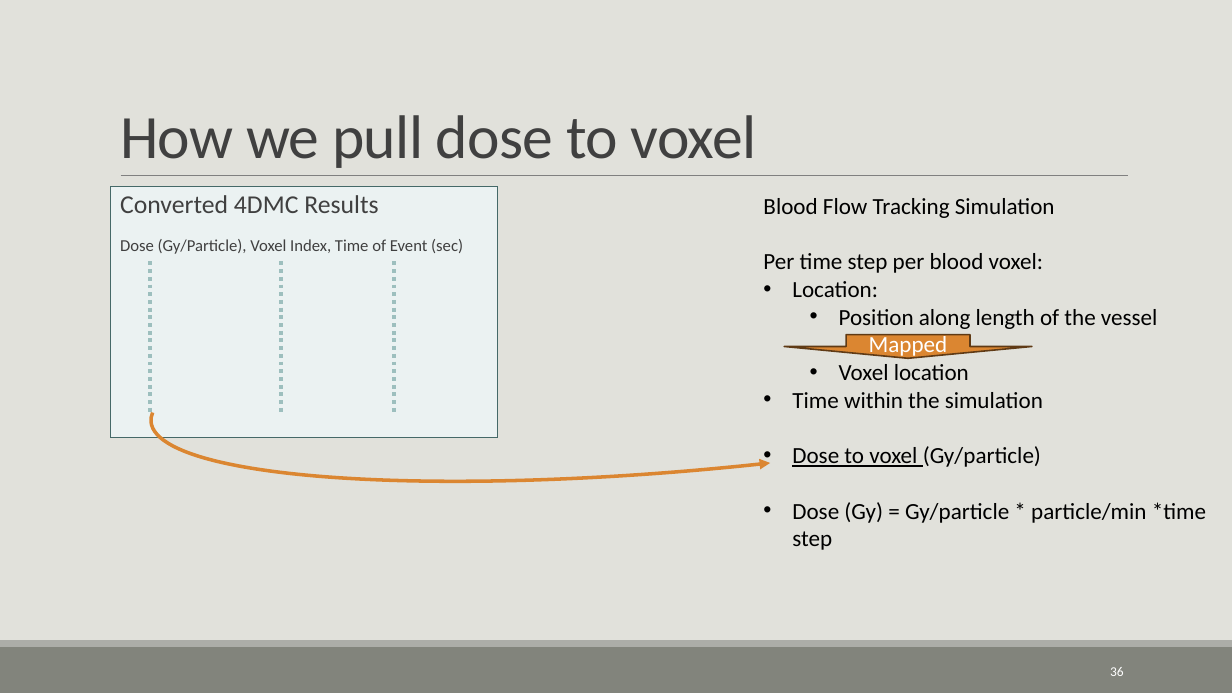
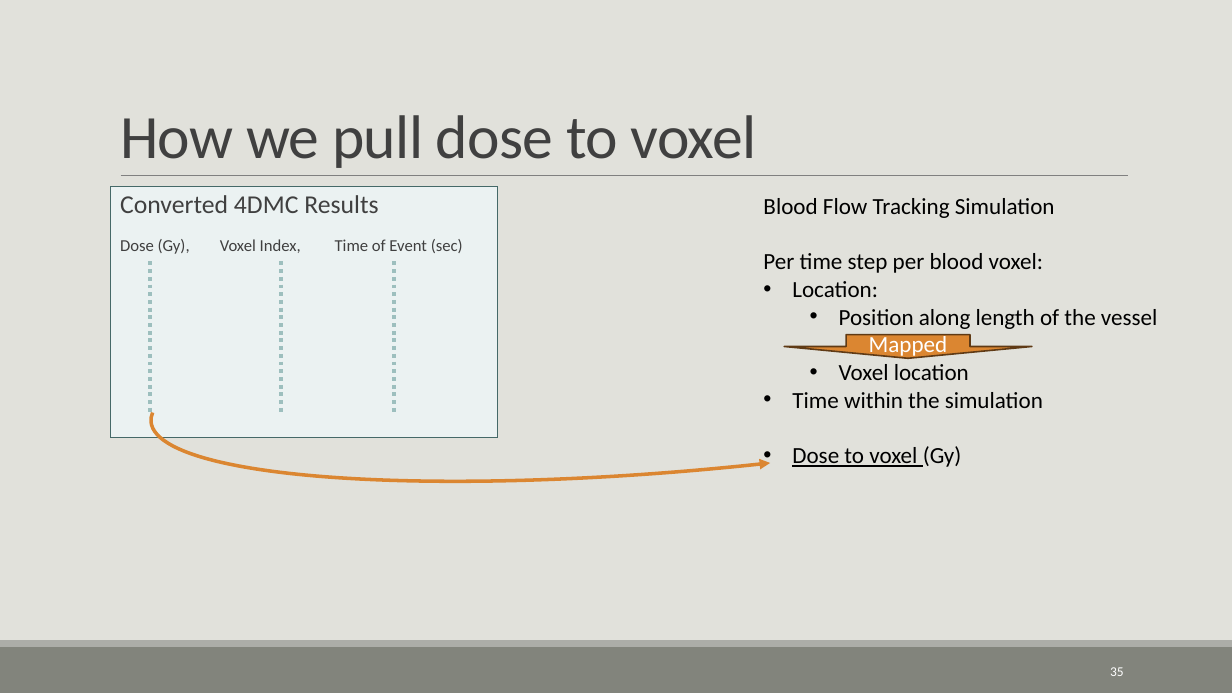
Before and after one commit to CNorthwayMedPhys/Full-Body-Flow-Model-Project, a slide deck: slide 35 of Working Documents/11.25_Committee Meeting.pptx (slide 36 before the commit). Drawn at 1232x693 pixels with LibreOffice and Linux fonts; fonts in the diff are those of the drawing. Boxes give left, top, right and bottom in pixels: in the first picture for what was removed or moved away, otherwise in the second. Text is boxed around its words. In the diff, an @@ line names an element or a change of style, - is before the commit and + after.

```diff
--- a/Working Documents/11.25_Committee Meeting.pptx
+++ b/Working Documents/11.25_Committee Meeting.pptx
@@ rectangle "Converted 4DMC Results" at (111,187,498,438): text to rectangle @@
@@ text in rectangle at (120,239,463,254): text changed @@
-  Dose (Gy/Particle), Voxel Index, Time of Event (sec)
+  Dose (Gy), Voxel Index, Time of Event (sec)
@@ text at (792,446,962,467): text changed @@
-• Dose to voxel (Gy/particle)
-• Dose (Gy) = Gy/particle * particle/min *time step
+• Dose to voxel (Gy)
@@ page number at (1110,667,1124,676): text changed @@
-36
+35
```
Also in this commit, not shown: 8 other slides changed, 2 slides added, 1 slide removed, 6 other files.
